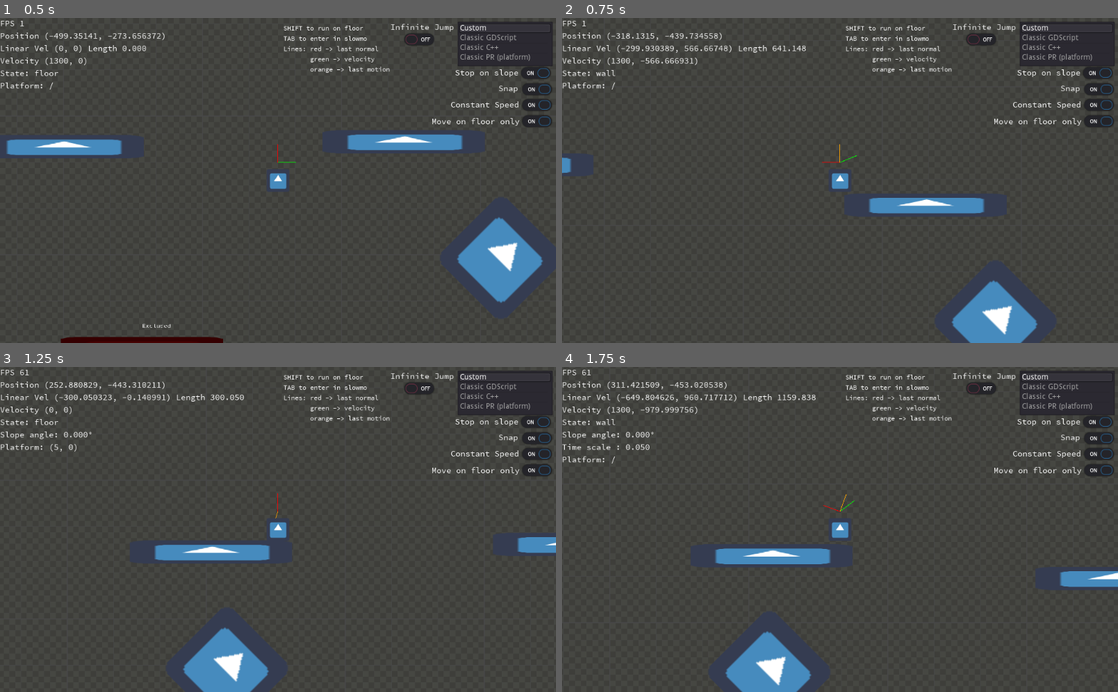
Above: before the commit, frames 1-4 (two rows, left to right).
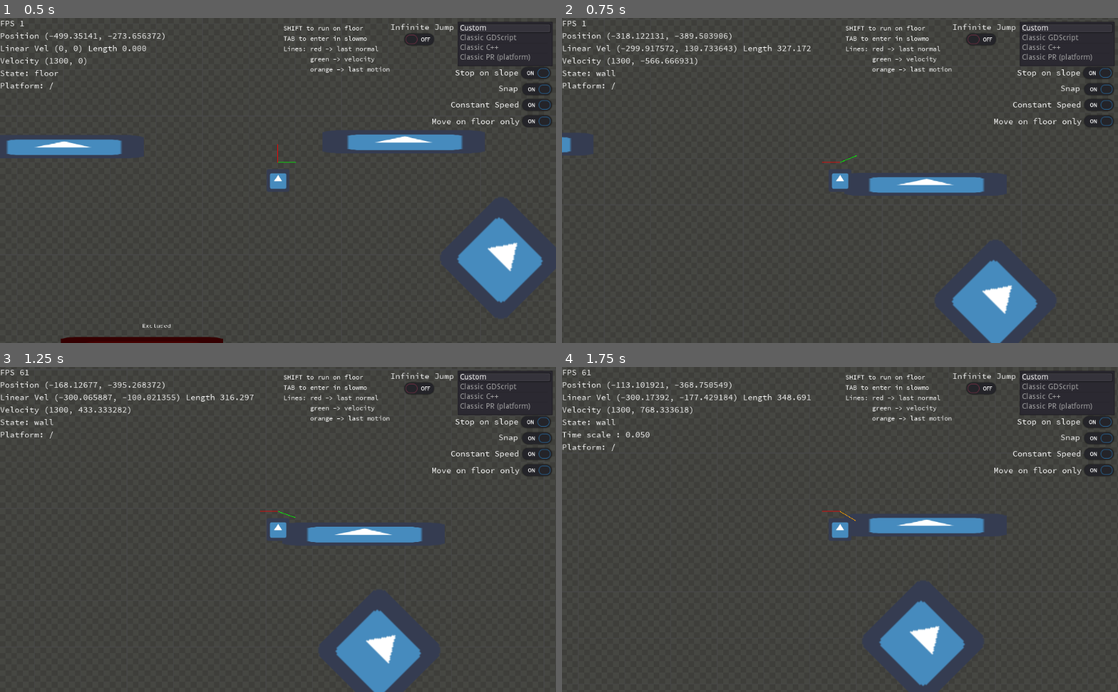
Above: after the commit, the same moments.

Repository: fabriceci/move_and_slide
Game: Godot game, scene res://World.tscn
Same seed, same stepped clock (60 frames per second), same inputs: the game is played once before the commit and once after it. The engine's default icon, where the game draws it, is replaced by a stand-in: a white triangle on a blue panel in a dark square.
Inputs:
- Up to frame 1 (0.5 s): no input
- Up to frame 2 (0.75 s): tap Enter (ui_accept) at 0.5 s; hold Right (ui_right) from 0.53 s (still down); hold Shift (run) from 0.53 s (still down)
- Up to frame 3 (1.25 s): keep holding Right (ui_right); keep holding Shift (run); tap Enter (ui_accept) at 0.77 s
- Up to frame 4 (1.75 s): keep holding Right (ui_right); release Shift (run) at 1.28 s; tap Tab (slow) at 1.35 s; tap Enter (ui_accept) at 1.52 s

Frame 1 is identical in both runs. In frame 2, 4.6% of the frame differs, in the area x 0-86%, y 4-100%; in frame 3, 7.5%; in frame 4, 7.6%, in the area x 0-100%, y 4-100%.

Commit message:
handle float approximation

Diff:
--- a/Player/Custom/PlayerCustom.gd
+++ b/Player/Custom/PlayerCustom.gd
@@ -205,8 +205,8 @@
 			# compute motion
 			# constant speed
 			if on_floor and constant_speed_on_floor and can_apply_constant_speed:
-					var slide = collision.remainder.slide(collision.normal).normalized()
-					if slide != Vector2.ZERO:
+					var slide: Vector2 = collision.remainder.slide(collision.normal).normalized()
+					if not slide.is_equal_approx(Vector2.ZERO):
 						motion = slide * (original_motion.slide(p_up_direction).length() - collision.travel.slide(p_up_direction).length())  # alternative use original_motion.length() to also take account of the y value
 			# prevent to move against wall
 			elif on_wall and move_on_floor_only and original_motion.normalized().dot(collision.normal) < 0:
@@ -236,23 +236,22 @@
 					position = previous_pos
 				custom_snap(snap, p_up_direction, p_stop_on_slope, p_floor_max_angle, p_infinite_inertia)
 				if apply_constant_speed and on_floor and motion != Vector2.ZERO:
-					var slide = motion.slide(prev_floor_normal).normalized()
-					if slide != Vector2.ZERO:
+					var slide: Vector2 = motion.slide(prev_floor_normal).normalized()
+					if not slide.is_equal_approx(Vector2.ZERO):
 						motion = slide * (original_motion.slide(p_up_direction).length())  # alternative use original_motion.length() to also take account of the y value
 						continue_loop = true
 				elif apply_constant_speed:
 					position = tmp_position
 
 		can_apply_constant_speed = not sliding_enabled and not can_apply_constant_speed
-		sliding_enabled = true
 
 		if not collision and not on_floor:
 			on_air = true
 
 		# debug
-		if motion != Vector2(): last_motion = motion.normalized()
-
-		if not continue_loop and (not collision or motion == Vector2()):
+		if not motion.is_equal_approx(Vector2()): last_motion = motion.normalized()
+
+		if not continue_loop and (not collision or motion.is_equal_approx(Vector2())):
 			break
 
 	# Is there a reason (a use case) where this would not be desired?
